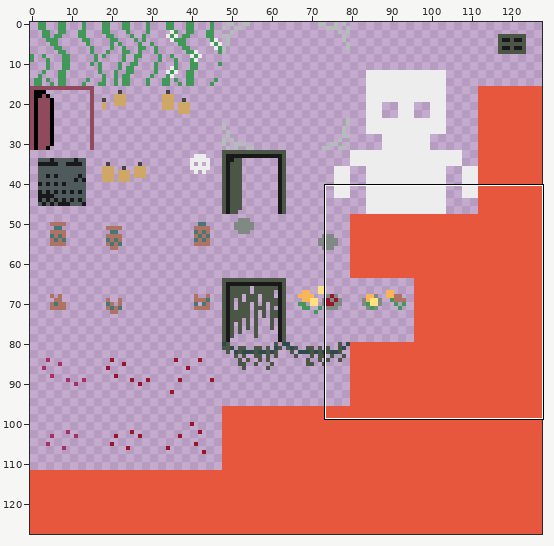
A sprite sheet gets an edit: assets/sprites/atlases/on_solids.png. The first picture is a wide view before the edit; the outline marks the close-up.
Close-up. Before the commit:
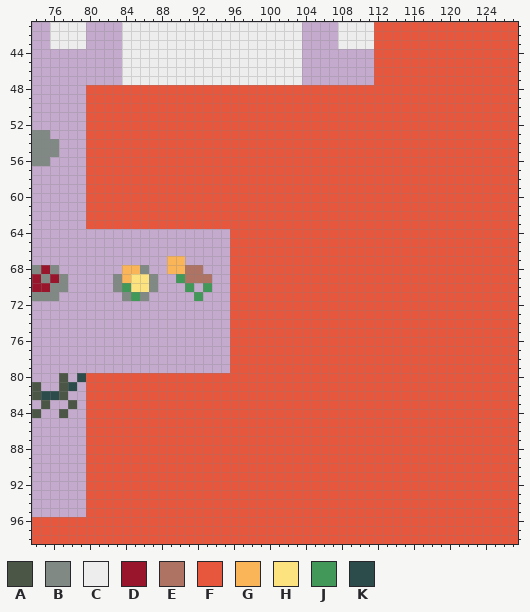
The file is 128x128 pixels. Shown: x 74..127, y 41..98.
Palette (. is transparent): A #4b5646  B #818985  C #ededed  D #99152c  E #af7363  F #e7573e  G #fbb559  H #fce380  J #429858  K #2c4b4b
Pixels before (only the part around the change), first column x 77:
45 .......CCCCCCCCCCCCCCCCCCCC........FFFFFFFFFFFFFFFF
46 .......CCCCCCCCCCCCCCCCCCCC........FFFFFFFFFFFFFFFF
47 .......CCCCCCCCCCCCCCCCCCCC........FFFFFFFFFFFFFFFF
48 ...FFFFFFFFFFFFFFFFFFFFFFFFFFFFFFFFFFFFFFFFFFFFFFFF
49 ...FFFFFFFFFFFFFFFFFFFFFFFFFFFFFFFFFFFFFFFFFFFFFFFF
50 ...FFFFFFFFFFFFFFFFFFFFFFFFFFFFFFFFFFFFFFFFFFFFFFFF
51 ...FFFFFFFFFFFFFFFFFFFFFFFFFFFFFFFFFFFFFFFFFFFFFFFF
52 ...FFFFFFFFFFFFFFFFFFFFFFFFFFFFFFFFFFFFFFFFFFFFFFFF
53 ...FFFFFFFFFFFFFFFFFFFFFFFFFFFFFFFFFFFFFFFFFFFFFFFF
54 ...FFFFFFFFFFFFFFFFFFFFFFFFFFFFFFFFFFFFFFFFFFFFFFFF
55 ...FFFFFFFFFFFFFFFFFFFFFFFFFFFFFFFFFFFFFFFFFFFFFFFF
56 ...FFFFFFFFFFFFFFFFFFFFFFFFFFFFFFFFFFFFFFFFFFFFFFFF
57 ...FFFFFFFFFFFFFFFFFFFFFFFFFFFFFFFFFFFFFFFFFFFFFFFF
58 ...FFFFFFFFFFFFFFFFFFFFFFFFFFFFFFFFFFFFFFFFFFFFFFFF
59 ...FFFFFFFFFFFFFFFFFFFFFFFFFFFFFFFFFFFFFFFFFFFFFFFF
60 ...FFFFFFFFFFFFFFFFFFFFFFFFFFFFFFFFFFFFFFFFFFFFFFFF
61 ...FFFFFFFFFFFFFFFFFFFFFFFFFFFFFFFFFFFFFFFFFFFFFFFF
62 ...FFFFFFFFFFFFFFFFFFFFFFFFFFFFFFFFFFFFFFFFFFFFFFFF
63 ...FFFFFFFFFFFFFFFFFFFFFFFFFFFFFFFFFFFFFFFFFFFFFFFF
64 ...................FFFFFFFFFFFFFFFFFFFFFFFFFFFFFFFF
65 ...................FFFFFFFFFFFFFFFFFFFFFFFFFFFFFFFF
66 ...................FFFFFFFFFFFFFFFFFFFFFFFFFFFFFFFF
67 ............GG.....FFFFFFFFFFFFFFFFFFFFFFFFFFFFFFFF
68 .......GGB..GGEE...FFFFFFFFFFFFFFFFFFFFFFFFFFFFFFFF
69 B.....BGHHB..JEEE..FFFFFFFFFFFFFFFFFFFFFFFFFFFFFFFF
70 B.....BJHHB...J.J..FFFFFFFFFFFFFFFFFFFFFFFFFFFFFFFF
71 .......BJB.....J...FFFFFFFFFFFFFFFFFFFFFFFFFFFFFFFF
72 ...................FFFFFFFFFFFFFFFFFFFFFFFFFFFFFFFF
73 ...................FFFFFFFFFFFFFFFFFFFFFFFFFFFFFFFF
74 ...................FFFFFFFFFFFFFFFFFFFFFFFFFFFFFFFF
75 ...................FFFFFFFFFFFFFFFFFFFFFFFFFFFFFFFF
76 ...................FFFFFFFFFFFFFFFFFFFFFFFFFFFFFFFF
77 ...................FFFFFFFFFFFFFFFFFFFFFFFFFFFFFFFF
78 ...................FFFFFFFFFFFFFFFFFFFFFFFFFFFFFFFF
79 ...................FFFFFFFFFFFFFFFFFFFFFFFFFFFFFFFF
80 A.KFFFFFFFFFFFFFFFFFFFFFFFFFFFFFFFFFFFFFFFFFFFFFFFF
81 AK.FFFFFFFFFFFFFFFFFFFFFFFFFFFFFFFFFFFFFFFFFFFFFFFF
82 A..FFFFFFFFFFFFFFFFFFFFFFFFFFFFFFFFFFFFFFFFFFFFFFFF
83 .A.FFFFFFFFFFFFFFFFFFFFFFFFFFFFFFFFFFFFFFFFFFFFFFFF
84 A..FFFFFFFFFFFFFFFFFFFFFFFFFFFFFFFFFFFFFFFFFFFFFFFF
85 ...FFFFFFFFFFFFFFFFFFFFFFFFFFFFFFFFFFFFFFFFFFFFFFFF
86 ...FFFFFFFFFFFFFFFFFFFFFFFFFFFFFFFFFFFFFFFFFFFFFFFF
87 ...FFFFFFFFFFFFFFFFFFFFFFFFFFFFFFFFFFFFFFFFFFFFFFFF
88 ...FFFFFFFFFFFFFFFFFFFFFFFFFFFFFFFFFFFFFFFFFFFFFFFF
89 ...FFFFFFFFFFFFFFFFFFFFFFFFFFFFFFFFFFFFFFFFFFFFFFFF
90 ...FFFFFFFFFFFFFFFFFFFFFFFFFFFFFFFFFFFFFFFFFFFFFFFF
91 ...FFFFFFFFFFFFFFFFFFFFFFFFFFFFFFFFFFFFFFFFFFFFFFFF
92 ...FFFFFFFFFFFFFFFFFFFFFFFFFFFFFFFFFFFFFFFFFFFFFFFF
93 ...FFFFFFFFFFFFFFFFFFFFFFFFFFFFFFFFFFFFFFFFFFFFFFFF
94 ...FFFFFFFFFFFFFFFFFFFFFFFFFFFFFFFFFFFFFFFFFFFFFFFF
95 ...FFFFFFFFFFFFFFFFFFFFFFFFFFFFFFFFFFFFFFFFFFFFFFFF
96 FFFFFFFFFFFFFFFFFFFFFFFFFFFFFFFFFFFFFFFFFFFFFFFFFFF
97 FFFFFFFFFFFFFFFFFFFFFFFFFFFFFFFFFFFFFFFFFFFFFFFFFFF
98 FFFFFFFFFFFFFFFFFFFFFFFFFFFFFFFFFFFFFFFFFFFFFFFFFFF
After:
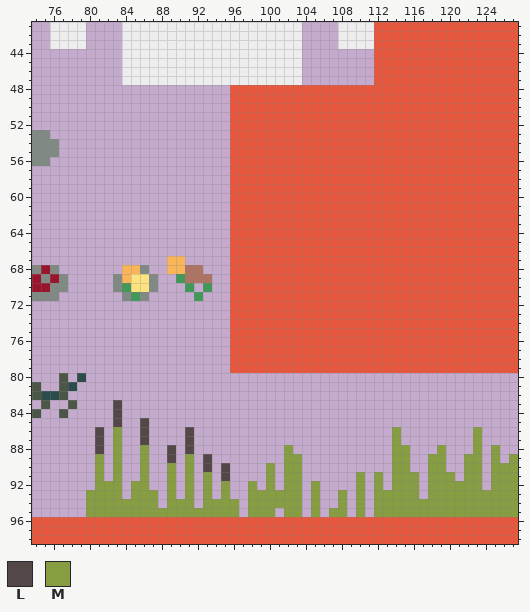
Colours new in this view: L #544747  M #869d42
Changes in this commit:
Colour F gives way to colour L in rows 83 to 84 at x 83; in row 85 at x 83 and 86; in rows 86 to 87 at x 81, 86 and 91; in row 88 at x 81, 89 and 91; in row 89 at x 89 and 93; in row 90 at x 93 and 95.
Colour F gives way to colour L in row 91 at x 95.
Colour F gives way to colour M in rows 86 to 87 at x 83, 114 and 123; in row 88 at x 83, 86, 102, 114 to 115, 119, 123 and 125; in row 89 at x 81, 83, 86, 91, 102 to 103, 114 to 115, 118 to 119, 122 to 123, 125 and 127; in row 90 at x 81, 83, 86, 89, 91, 100, 102 to 103, 114 to 115, 118 to 119, 122 to 123 and 125 to 127; in row 91 at x 81, 83, 86, 89, 91, 93, 100, 102 to 103, 110, 112, 114 to 116, 118 to 120, 122 to 123 and 125 to 127; in row 92 at x 81 to 83, 85 to 86, 89, 91, 93, 95, 98, 100, 102 to 103, 105, 110, 112, 114 to 116, 118 to 123 and 125 to 127.
Colour F gives way to colour M in row 93 at x 80 to 83, 85 to 87, 89, 91, 93, 95, 98 to 103, 105, 108, 110, 112 to 116 and 118 to 127; in row 94 at x 80 to 87, 89 to 91, 93 to 96, 98 to 103, 105, 108, 110 and 112 to 127; in row 95 at x 80 to 96, 98 to 100, 102 to 103, 105, 107 to 108, 110 and 112 to 127.
The edit erases colour F in rows 48 to 63 at x 80 to 95; in rows 80 to 82 at x 80 to 127; in rows 83 to 84 at x 80 to 82 and 84 to 127; in row 85 at x 80 to 82, 84 to 85 and 87 to 127; in rows 86 to 87 at x 80, 82, 84 to 85, 87 to 90, 92 to 113, 115 to 122 and 124 to 127; in row 88 at x 80, 82, 84 to 85, 87 to 88, 90, 92 to 101, 103 to 113, 116 to 118, 120 to 122, 124 and 126 to 127.
The edit erases colour F in row 89 at x 80, 82, 84 to 85, 87 to 88, 90, 92, 94 to 101, 104 to 113, 116 to 117, 120 to 121, 124 and 126; in row 90 at x 80, 82, 84 to 85, 87 to 88, 90, 92, 94, 96 to 99, 101, 104 to 113, 116 to 117, 120 to 121 and 124; in row 91 at x 80, 82, 84 to 85, 87 to 88, 90, 92, 94, 96 to 99, 101, 104 to 109, 111, 113, 117, 121 and 124; in row 92 at x 80, 84, 87 to 88, 90, 92, 94, 96 to 97, 99, 101, 104, 106 to 109, 111, 113, 117 and 124; in row 93 at x 84, 88, 90, 92, 94, 96 to 97, 104, 106 to 107, 109, 111 and 117; in row 94 at x 88, 92, 97, 104, 106 to 107, 109 and 111.
The edit erases colour F in row 95 at x 97, 101, 104, 106, 109 and 111.
